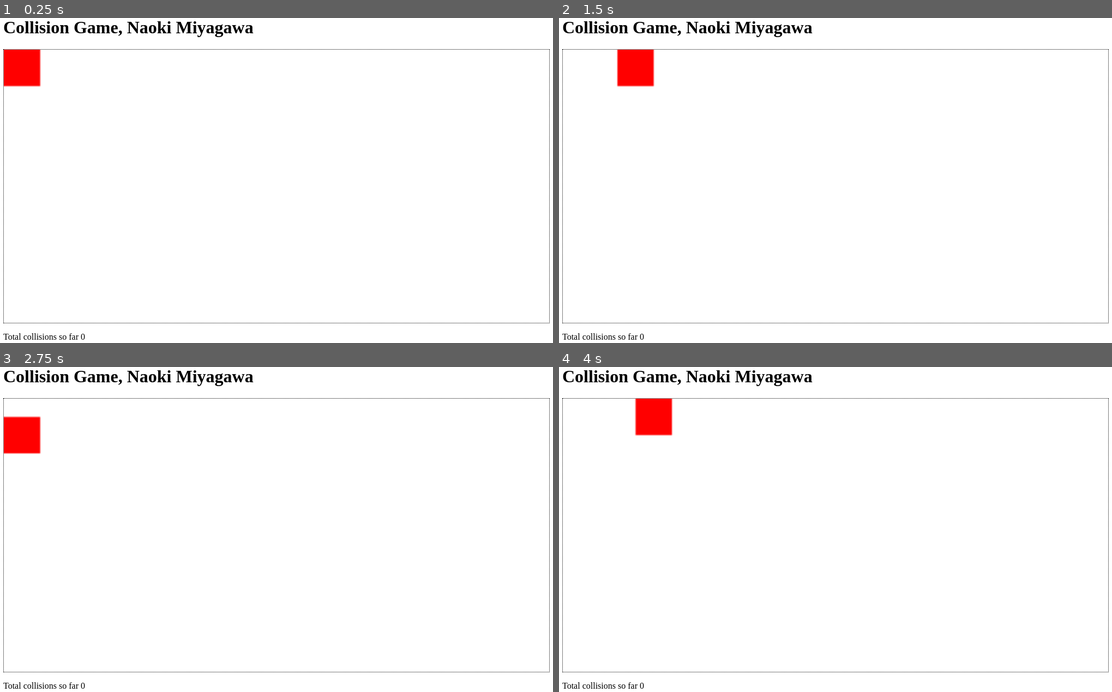
Above: before the commit, frames 1-4 (two rows, left to right).
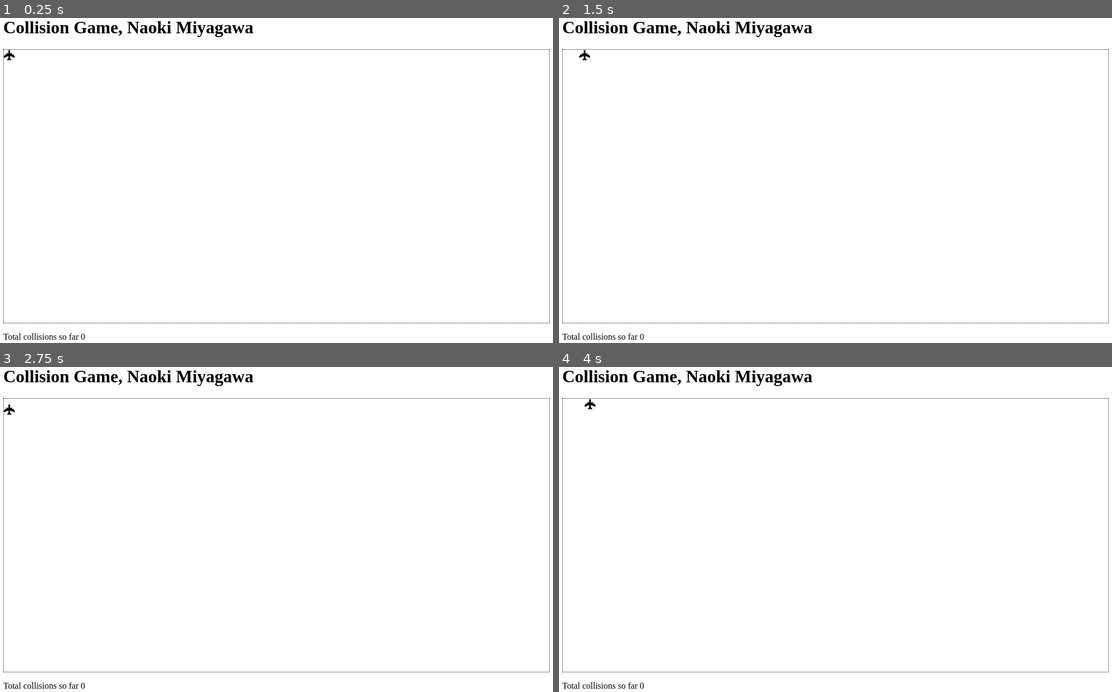
Above: after the commit, the same moments.

Repository: NaokiTM/collision-game
Game: browser game, page index.html
The game is run twice, just before and just after one commit, with the same random seed, the same clock (stepped at 60 frames per second) and the same inputs.
Inputs:
- Up to frame 1 (0.25 s): no input
- Up to frame 2 (1.5 s): hold Right from 1.03 s (still down)
- Up to frame 3 (2.75 s): release Right at 1.53 s; hold Down 1.58-1.85 s; hold Left 1.9-2.47 s; hold Up from 2.52 s (still down)
- Up to frame 4 (4 s): release Up at 2.82 s; hold Right 2.87-3.53 s; hold Up 3.58-3.82 s; hold Left from 3.87 s (still down)

The runs differ from the first frame. In frame 1, 0.8% of the frame differs, in the area x 0-8%, y 9-22%; in frame 2, 0.8%, in the area x 3-18%, y 9-22%; in frame 3, 0.8%; in frame 4, 0.8%.

Commit message:
moved canvas sizing into script.js, made the player box an image.

Diff:
--- a/frontend/script.js
+++ b/frontend/script.js
@@ -1,18 +1,34 @@
         const collision_game = function() { // use a function to hide the identifiers used in the collision game
 
             // a constructor for a box class
-            function Box(x, y, width, height, colour) {
+            function Box(x, y, width, height, colour, imageSource) {
                 this.x = x;
                 this.y = y;
                 this.width = width;
                 this.height = height;
                 this.colour = colour;
-                this.draw = function (ctx) { // a method
+                this.image = null;
+
+                if (imageSource) {
+                    this.image = new Image();
+                    this.image.src = imageSource;
+
+                    this.image.onload = () => {
+                        this.draw(ctx);
+                    };
+                }
+
+                this.draw = function (ctx) {
                     ctx.save();
-                    ctx.fillStyle = this.colour;
-                    ctx.fillRect(this.x, this.y, this.width, this.height);
+                    if (this.image && this.image.complete) {
+                        ctx.drawImage(this.image, this.x, this.y, this.width, this.height);
+                    } else {
+                        //if an image isn't provided, or doesn't load, replace with a colour
+                        ctx.fillStyle = this.colour;
+                        ctx.fillRect(this.x, this.y, this.width, this.height);
+                    }
                     ctx.restore();
-                }
+                };
             }
 
             // let's have a couple of shared variables.
@@ -23,8 +39,11 @@
             const canv = document.getElementById("game_canvas");
             const ctx = canv.getContext("2d");
 
+            canv.width = 1000;  // Example width
+            canv.height = 500;  // Example height
+
             // let's have a red box to represent the player
-            let playerbox = new Box(0,0,20,20,"#f00");
+            let playerbox = new Box(0, 0, 20, 20, '#000000', 'images/aeroplane-icon.png');
 
             //listens for keypresses
             document.addEventListener('keydown', (event) => {
--- a/frontend/style.css
+++ b/frontend/style.css
@@ -1,5 +1,5 @@
 #game_canvas {
-    width: 1000px;
-    height: 500px;
+    /* width: 1000px;
+    height: 500px; */
     border: 1px dotted;
 }
--- a/index.html
+++ b/index.html
@@ -1,6 +1,6 @@
 <html>
 <head>
-    <title>Collision detection</title>
+    <title>Collision game</title>
     <link rel="stylesheet" href="frontend/style.css">
 </head>
 
